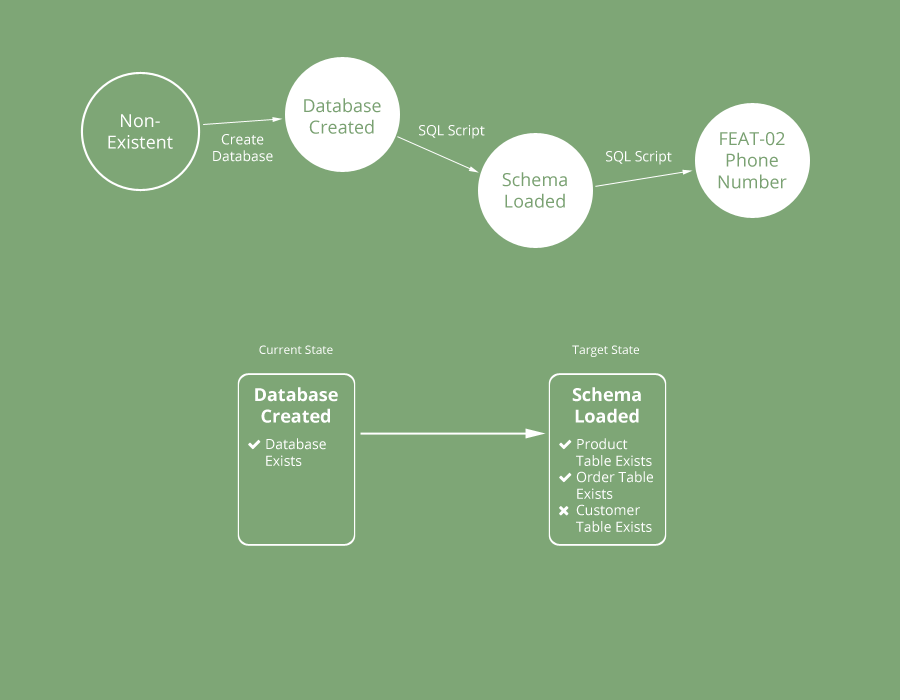
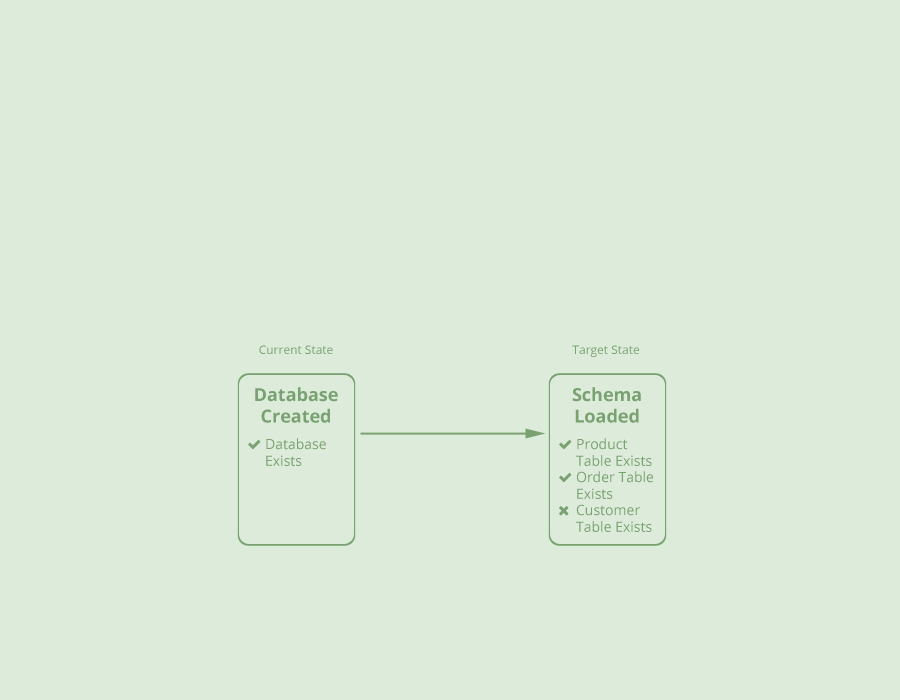
Revision of a layered 900 x 700 image; what changed, layer by layer:
hid group "Diag 01 - Modeling Resources" (18 layers) over [77, 57, 810, 248]
painted on "FEAT-02 Phone Number" over [715, 132, 787, 189]
painted on "Shape 1 copy 3" over [692, 103, 810, 218]
renamed "SQL Script" to "SqlScript", painted on it over [606, 150, 672, 165]
painted on "Shape 4" over [592, 169, 693, 187]
painted on "Schema Loaded" (1st of 2, in "Diag 01 - Modeling Resources" › "State: Schema Loaded") over [499, 172, 567, 208]
painted on "Shape 1 copy 2" over [475, 133, 593, 248]
renamed "SQL Script" to "SqlScript", painted on it over [419, 124, 485, 139]
painted on "Shape 3" over [394, 136, 479, 173]
painted on "Database Created" (1st of 2, in "Diag 01 - Modeling Resources" › "State: Database Created") over [301, 98, 381, 134]
painted on "Shape 1 copy" over [282, 57, 400, 172]
renamed "Create Database" to "Create- Database", painted on it over [210, 134, 273, 162]
painted on "Non- Existent" over [105, 114, 173, 149]
painted on "Shape 1" over [77, 71, 201, 192]
painted on "Customer Table Exists" over [576, 504, 652, 532]
painted on "Order Table Exists" over [576, 471, 653, 499]
painted on "Product Table Exists" over [576, 438, 652, 466]
painted on "Schema Loaded" (2nd of 2, in "Diag 02 - Assertions" › "State: Schema Loaded") over [572, 387, 641, 423]
painted on "Shape 5 copy" over [548, 373, 667, 546]
painted on "Shape 6" over [360, 428, 546, 439]
painted on "Database Exists" over [266, 438, 326, 466]
painted on "Database Created" (2nd of 2, in "Diag 02 - Assertions" › "State: Database Created") over [255, 387, 338, 423]
painted on "Shape 5" over [237, 373, 356, 546]
painted on "Layer 1" over [0, 0, 900, 700]
…and 7 more changes (7 painted, 2 renamed)
